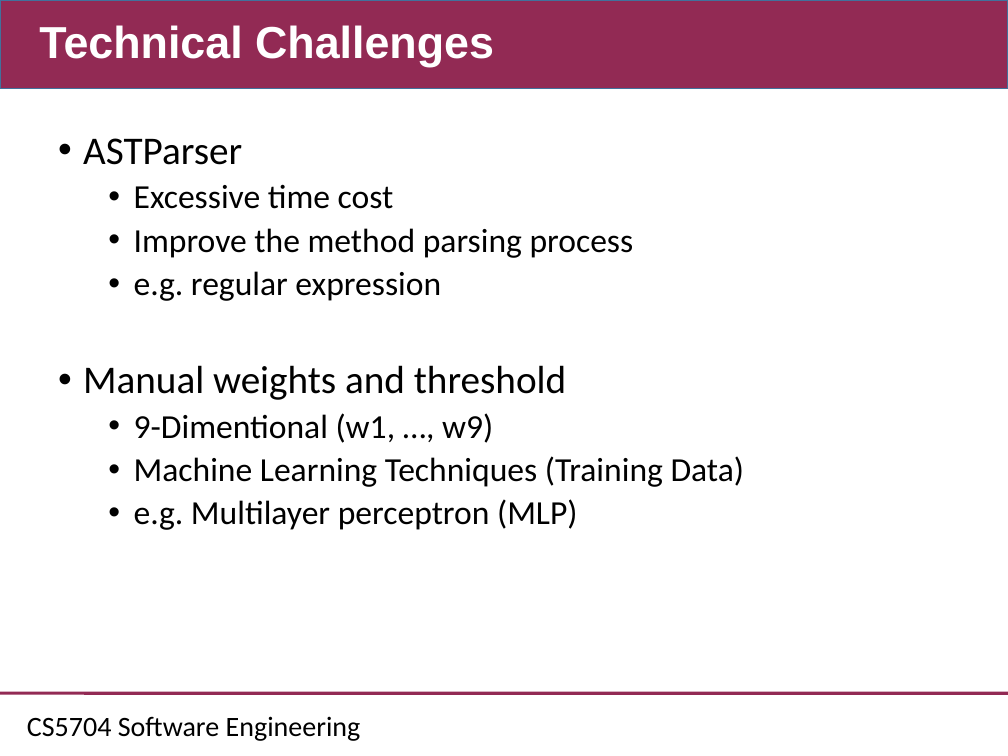
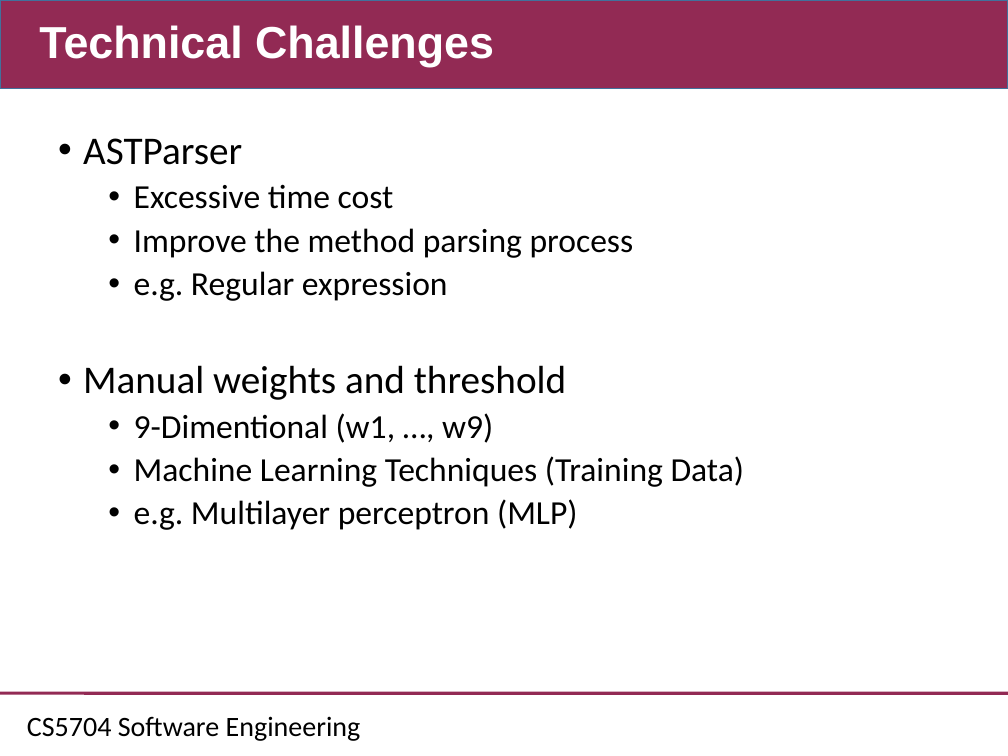
Before and after one commit to CSCC5704/Documents, a slide deck: slide 23 of CS5704_Midpoint.ppt. Drawn at 1008x756 pixels with LibreOffice and Linux fonts; fonts in the diff are those of the drawing; background and template pictures are left out. Boxes give left, top, right and bottom in pixels: in the first picture for what was removed or moved away, otherwise in the second. Text is boxed around its words. In the diff, an @@ line names an element or a change of style, - is before the commit and + after.

```diff
--- a/CS5704_Midpoint.ppt
+++ b/CS5704_Midpoint.ppt
@@ text at box(134, 271, 448, 301): text changed @@
-  • e.g. regular expression
+  • e.g. Regular expression
```
Also in this commit, not shown: 2 other slides changed, 1 other file.
